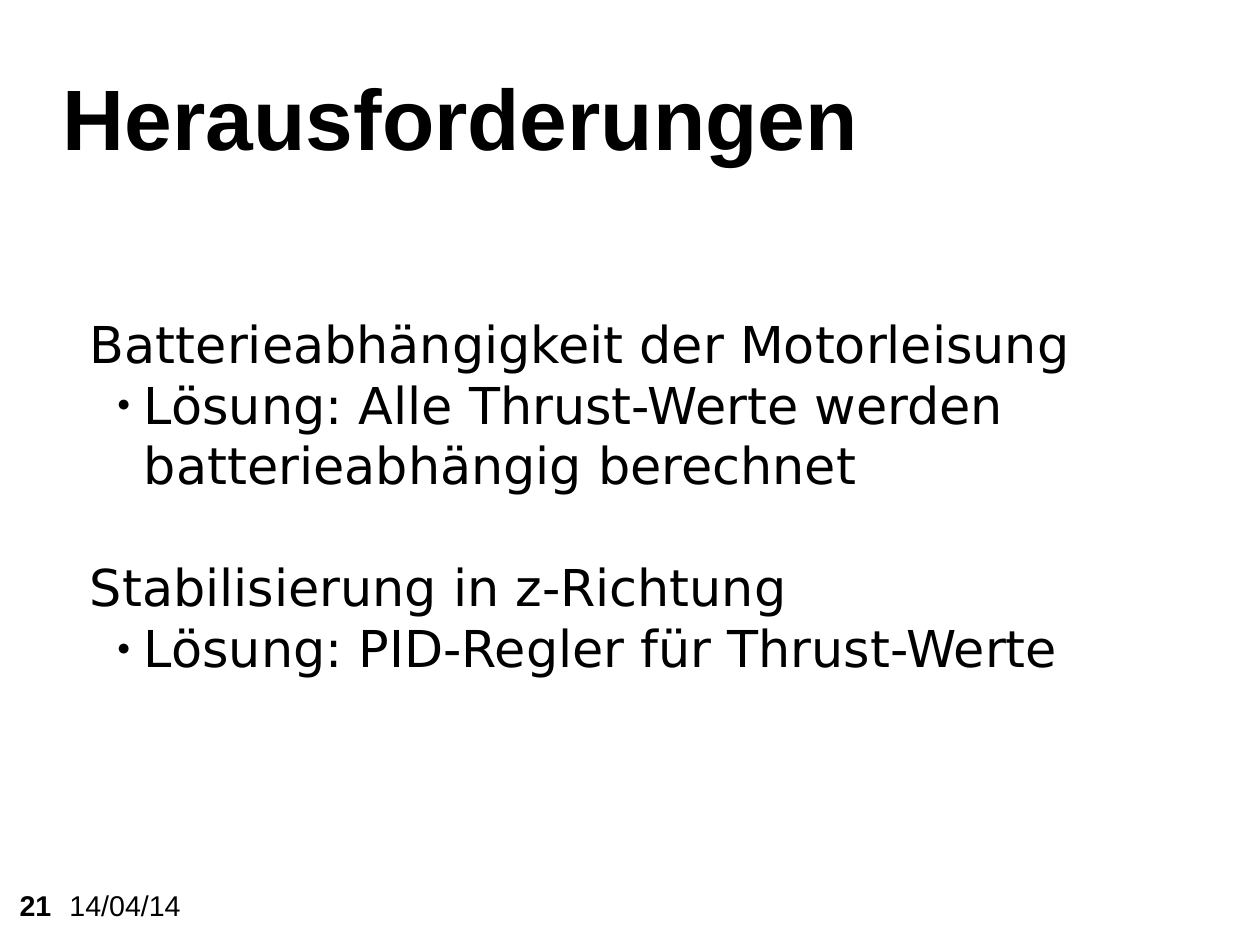
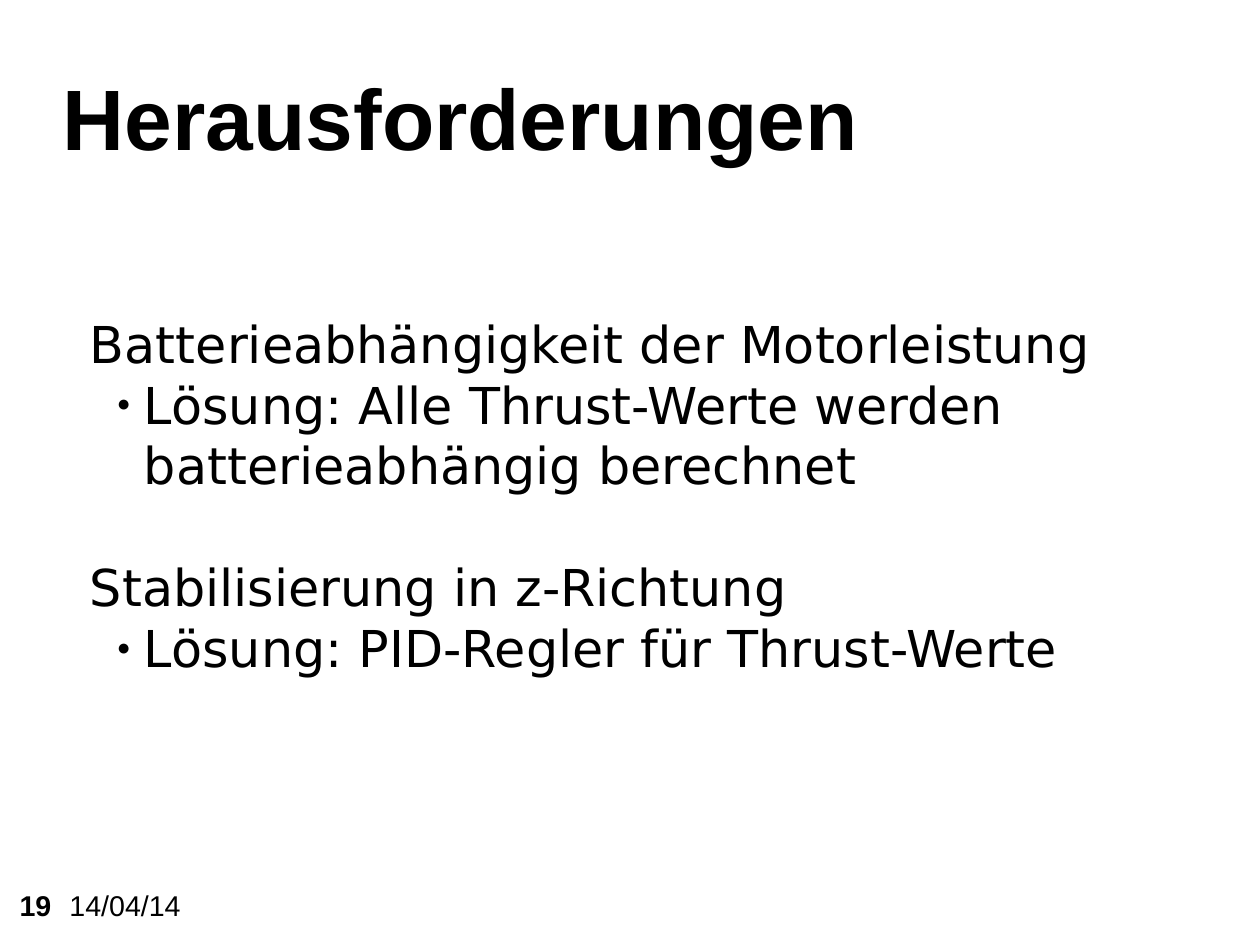
Before and after one commit to KITrokopter/Presentation, a slide deck: slide 19 of PresentationInTotal v0.1.odp (slide 21 before the commit). Drawn at 1260x945 pixels with LibreOffice and Linux fonts; fonts in the diff are those of the drawing; background and template pictures are left out. Boxes give left, top, right and bottom in pixels: in the first picture for what was removed or moved away, otherwise in the second. Text is boxed around its words. In the diff, an @@ line names an element or a change of style, - is before the commit and + after.

```diff
--- a/PresentationInTotal v0.1.odp
+++ b/PresentationInTotal v0.1.odp
@@ subtitle at [90,324,1089,374]: text changed @@
-Batterieabhängigkeit der Motorleisung
+Batterieabhängigkeit der Motorleistung
@@ page number at [20,896,52,917]: text changed @@
-21
+19
```
Also in this commit, not shown: 6 other slides changed, 2 slides removed.
